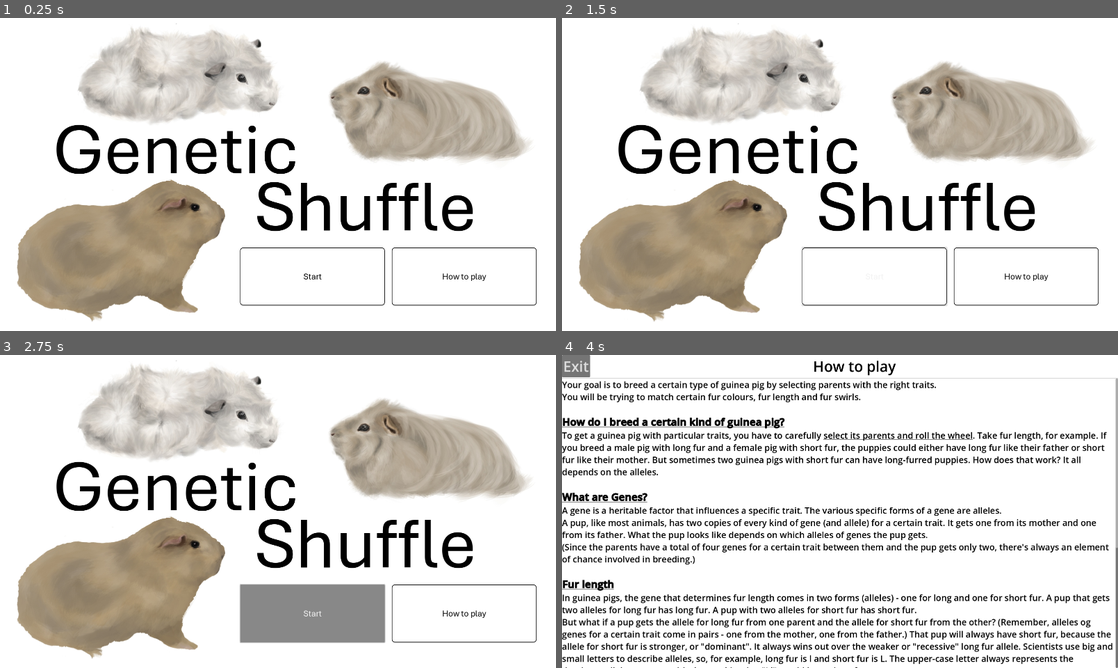
Above: before the commit, frames 1-4 (two rows, left to right).
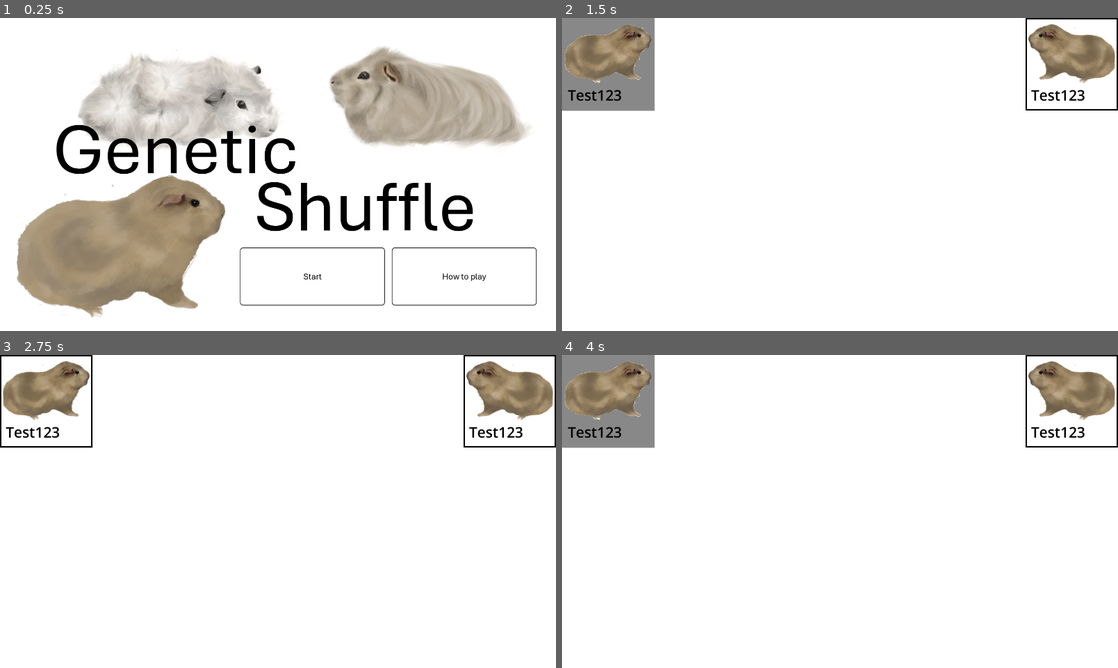
Above: after the commit, the same moments.

Repository: kremec/GeneticShuffle
Game: Godot game, scene res://src/scenes/main_menu/main_menu.tscn
Same seed, same stepped clock (60 frames per second), same inputs: the game is played once before the commit and once after it. Before the commit the project starts from res://src/main_menu/main_menu.tscn.
Inputs (mouse positions are in pixels of both pictures, inside the frame that each line leads up to):
- Up to frame 1 (0.25 s): no input
- Up to frame 2 (1.5 s): click "Start" at 0.5 s; click (606, 64) at 1.27 s
- Up to frame 3 (2.75 s): click (311, 614) at 2 s, where only the run before the commit has a clickable "Start"
- Up to frame 4 (4 s): click (1023, 614) at 2.75 s, where only the run before the commit has a clickable "How to play"; click (606, 401) at 3.52 s

The runs differ from the first frame. In frame 1, 15% of the frame differs, in the area x 3-96%, y 1-98%; in frame 2, 39%; in frame 3, 41%, in the area x 0-100%, y 0-98%; in frame 4, 22%.

Commit message:
Init cards

Diff:
--- a/project.godot
+++ b/project.godot
@@ -11,7 +11,7 @@
 [application]
 
 config/name="GeneticShuffle"
-run/main_scene="res://src/main_menu/main_menu.tscn"
+run/main_scene="res://src/scenes/main_menu/main_menu.tscn"
 config/features=PackedStringArray("4.3", "GL Compatibility")
 config/icon="res://icon.svg"
 
--- /dev/null
+++ b/src/objects/card/card.gd
@@ -0,0 +1,113 @@
+extends BoxContainer
+class_name Card
+
+enum Sex {
+	Male,
+	Female
+}
+enum FurLength {
+	Long,
+	Short
+}
+enum FurSwirls {
+	Swirls,
+	NoSwirls
+}
+enum FurColour {
+	Yellow,
+	Cream,
+	White
+}
+enum Alleles {
+	DominantDominant,
+	DominantRecessive,
+	RecessiveRecessive
+}
+
+@onready var image = $button/image
+@export var sex: Sex
+@export var furLength: FurLength
+@export var furLengthAlleles: Alleles
+@export var furSwirls: FurSwirls
+@export var furSwirlsAlleles: Alleles
+@export var furColour: FurColour
+@export var furColourAlleles: Alleles
+
+func _ready() -> void:
+	image.texture = GetImageTexture()
+	if sex == Sex.Male:
+		image.flip_h = true
+
+func Init(_sex: Sex, _furLengthAlleles: Alleles, _furSwirlsAlleles: Alleles, _furColourAlleles: Alleles) -> void:
+	sex = _sex
+	furLengthAlleles = _furLengthAlleles
+	furSwirlsAlleles = _furSwirlsAlleles
+	furColourAlleles = _furColourAlleles
+
+	# Short - dominant, Long - recessive
+	match _furLengthAlleles:
+		Alleles.DominantDominant:
+			furLength = FurLength.Short
+		Alleles.DominantRecessive:
+			furLength = FurLength.Short
+		Alleles.RecessiveRecessive:
+			furLength = FurLength.Long
+
+	# Swirls - dominant, No swirls - recessive
+	match _furSwirlsAlleles:
+		Alleles.DominantDominant:
+			furSwirls = FurSwirls.Swirls
+		Alleles.DominantRecessive:
+			furSwirls = FurSwirls.Swirls
+		Alleles.RecessiveRecessive:
+			furSwirls = FurSwirls.NoSwirls
+
+	# Yellow - dominant, White - recessive
+	match _furColourAlleles:
+		Alleles.DominantDominant:
+			furColour = FurColour.Yellow
+		Alleles.DominantRecessive:
+			furColour = FurColour.Cream
+		Alleles.RecessiveRecessive:
+			furColour = FurColour.White
+
+func GetImageTexture() -> Texture2D:
+	var texture: Texture2D
+	match furLength:
+		FurLength.Short:
+			match furSwirls:
+				FurSwirls.Swirls:
+					match furColour:
+						FurColour.Yellow:
+							texture = load("res://assets/guinea_pig/short-swirls-yellow.png")
+						FurColour.Cream:
+							texture = load("res://assets/guinea_pig/short-swirls-cream.png")
+						FurColour.White:
+							texture = load("res://assets/guinea_pig/short-swirls-white.png")
+				FurSwirls.NoSwirls:
+					match furColour:
+						FurColour.Yellow:
+							texture = load("res://assets/guinea_pig/short-noswirls-yellow.png")
+						FurColour.Cream:
+							texture = load("res://assets/guinea_pig/short-noswirls-cream.png")
+						FurColour.White:
+							texture = load("res://assets/guinea_pig/short-noswirls-white.png")
+		FurLength.Long:
+			match furSwirls:
+				FurSwirls.Swirls:
+					match furColour:
+						FurColour.Yellow:
+							texture = load("res://assets/guinea_pig/long-swirls-yellow.png")
+						FurColour.Cream:
+							texture = load("res://assets/guinea_pig/long-swirls-cream.png")
+						FurColour.White:
+							texture = load("res://assets/guinea_pig/long-swirls-white.png")
+				FurSwirls.NoSwirls:
+					match furColour:
+						FurColour.Yellow:
+							texture = load("res://assets/guinea_pig/long-noswirls-yellow.png")
+						FurColour.Cream:
+							texture = load("res://assets/guinea_pig/long-noswirls-cream.png")
+						FurColour.White:
+							texture = load("res://assets/guinea_pig/long-noswirls-white.png")
+	return texture
--- /dev/null
+++ b/src/objects/card/card.tscn
@@ -0,0 +1,61 @@
+[gd_scene load_steps=4 format=3 uid="uid://bss7clukvsfxe"]
+
+[ext_resource type="Script" path="res://src/objects/card/card.gd" id="1_gimfk"]
+[ext_resource type="Texture2D" uid="uid://brx3islm3co4a" path="res://assets/guinea_pig/long-noswirls-cream.png" id="2_lx4jp"]
+
+[sub_resource type="StyleBoxFlat" id="StyleBoxFlat_ifh83"]
+bg_color = Color(0.6, 0.6, 0.6, 0)
+border_width_left = 5
+border_width_top = 5
+border_width_right = 5
+border_width_bottom = 5
+border_color = Color(0, 0, 0, 1)
+
+[node name="Card" type="BoxContainer"]
+custom_minimum_size = Vector2(320, 320)
+offset_right = 320.0
+offset_bottom = 320.0
+script = ExtResource("1_gimfk")
+
+[node name="button" type="Button" parent="."]
+layout_mode = 2
+size_flags_horizontal = 3
+theme_override_styles/normal = SubResource("StyleBoxFlat_ifh83")
+
+[node name="MarginContainer" type="MarginContainer" parent="button"]
+layout_mode = 1
+anchors_preset = 15
+anchor_right = 1.0
+anchor_bottom = 1.0
+grow_horizontal = 2
+grow_vertical = 2
+size_flags_horizontal = 3
+theme_override_constants/margin_left = 20
+theme_override_constants/margin_top = 20
+theme_override_constants/margin_right = 20
+theme_override_constants/margin_bottom = 20
+
+[node name="Label" type="Label" parent="button/MarginContainer"]
+layout_mode = 2
+size_flags_vertical = 8
+theme_override_colors/font_color = Color(0, 0, 0, 1)
+theme_override_font_sizes/font_size = 50
+text = "Test123"
+
+[node name="image" type="TextureRect" parent="button"]
+layout_mode = 1
+anchors_preset = 8
+anchor_left = 0.5
+anchor_top = 0.5
+anchor_right = 0.5
+anchor_bottom = 0.5
+offset_left = -150.0
+offset_top = -150.0
+offset_right = 450.0
+offset_bottom = 300.0
+grow_horizontal = 2
+grow_vertical = 2
+scale = Vector2(0.5, 0.5)
+size_flags_horizontal = 3
+texture = ExtResource("2_lx4jp")
+expand_mode = 1
--- /dev/null
+++ b/src/scenes/game/game.gd
@@ -0,0 +1,30 @@
+extends Control
+
+var card = preload("res://src/objects/card/card.tscn")
+
+# Called when the node enters the scene tree for the first time.
+func _ready() -> void:
+	round1()
+
+
+func round1() -> void:
+	var listMales = $layout/sidebarMales/listMales
+	var listFemales = $layout/sidebarFemales/listFemales
+
+	var male = card.instantiate()
+	male.Init(
+		Card.Sex.Male,
+		Card.Alleles.DominantDominant,
+		Card.Alleles.RecessiveRecessive,
+		Card.Alleles.DominantDominant
+	)
+	listMales.add_child(male)
+
+	var female = card.instantiate()
+	female.Init(
+		Card.Sex.Female,
+		Card.Alleles.DominantRecessive,
+		Card.Alleles.RecessiveRecessive,
+		Card.Alleles.DominantDominant
+	)
+	listFemales.add_child(female)
--- /dev/null
+++ b/src/scenes/game/game.tscn
@@ -0,0 +1,56 @@
+[gd_scene load_steps=3 format=3 uid="uid://clqgk4akh3gfv"]
+
+[ext_resource type="Script" path="res://src/scenes/game/game.gd" id="1_eim4h"]
+
+[sub_resource type="StyleBoxFlat" id="StyleBoxFlat_3vo3v"]
+bg_color = Color(1, 1, 1, 1)
+
+[node name="Game" type="Control"]
+layout_mode = 3
+anchors_preset = 15
+anchor_right = 1.0
+anchor_bottom = 1.0
+grow_horizontal = 2
+grow_vertical = 2
+script = ExtResource("1_eim4h")
+
+[node name="Background" type="Panel" parent="."]
+layout_mode = 1
+anchors_preset = 15
+anchor_right = 1.0
+anchor_bottom = 1.0
+grow_horizontal = 2
+grow_vertical = 2
+theme_override_styles/panel = SubResource("StyleBoxFlat_3vo3v")
+
+[node name="layout" type="HBoxContainer" parent="."]
+layout_mode = 1
+anchors_preset = 15
+anchor_right = 1.0
+anchor_bottom = 1.0
+grow_horizontal = 2
+grow_vertical = 2
+
+[node name="sidebarMales" type="ScrollContainer" parent="layout"]
+custom_minimum_size = Vector2(320, 0)
+layout_mode = 2
+size_flags_vertical = 3
+
+[node name="listMales" type="VBoxContainer" parent="layout/sidebarMales"]
+layout_mode = 2
+size_flags_horizontal = 3
+size_flags_vertical = 3
+
+[node name="VBoxContainer" type="VBoxContainer" parent="layout"]
+layout_mode = 2
+size_flags_horizontal = 3
+
+[node name="sidebarFemales" type="ScrollContainer" parent="layout"]
+custom_minimum_size = Vector2(320, 0)
+layout_mode = 2
+size_flags_vertical = 3
+
+[node name="listFemales" type="VBoxContainer" parent="layout/sidebarFemales"]
+layout_mode = 2
+size_flags_horizontal = 3
+size_flags_vertical = 3
--- a/src/how_to_play/how_to_play.gd
+++ b/src/scenes/how_to_play/how_to_play.gd
@@ -7,4 +7,4 @@
 	btnExit.pressed.connect(_on_btnExit_pressed)
 
 func _on_btnExit_pressed() -> void:
-	get_tree().change_scene_to_file("res://src/main_menu/main_menu.tscn")
+	get_tree().change_scene_to_file("res://src/scenes/main_menu/main_menu.tscn")
--- a/src/how_to_play/how_to_play.tscn
+++ b/src/scenes/how_to_play/how_to_play.tscn
@@ -1,6 +1,6 @@
 [gd_scene load_steps=3 format=3 uid="uid://cofx5ldtfg6uf"]
 
-[ext_resource type="Script" path="res://src/how_to_play/how_to_play.gd" id="1_v6w4e"]
+[ext_resource type="Script" path="res://src/scenes/how_to_play/how_to_play.gd" id="1_v6w4e"]
 
 [sub_resource type="StyleBoxFlat" id="StyleBoxFlat_w4iva"]
 bg_color = Color(1, 1, 1, 1)
--- a/src/main_menu/main_menu.gd
+++ b/src/scenes/main_menu/main_menu.gd
@@ -9,7 +9,7 @@
 	btnHowToPlay.pressed.connect(_on_btnHowToPlay_pressed)
 
 func _on_btnStart_pressed() -> void:
-	get_tree().change_scene_to_file("res://src/game/game.tscn")
+	get_tree().change_scene_to_file("res://src/scenes/game/game.tscn")
 
 func _on_btnHowToPlay_pressed() -> void:
-	get_tree().change_scene_to_file("res://src/how_to_play/how_to_play.tscn")
+	get_tree().change_scene_to_file("res://src/scenes/how_to_play/how_to_play.tscn")
--- a/src/main_menu/main_menu.tscn
+++ b/src/scenes/main_menu/main_menu.tscn
@@ -1,6 +1,6 @@
 [gd_scene load_steps=8 format=3 uid="uid://cqubu87pvq7nq"]
 
-[ext_resource type="Script" path="res://src/main_menu/main_menu.gd" id="1_j8h2n"]
+[ext_resource type="Script" path="res://src/scenes/main_menu/main_menu.gd" id="1_j8h2n"]
 [ext_resource type="Texture2D" uid="uid://brx3islm3co4a" path="res://assets/guinea_pig/long-noswirls-cream.png" id="1_jpkbo"]
 [ext_resource type="Texture2D" uid="uid://byce8jnxkp1ut" path="res://assets/guinea_pig/short-noswirls-cream.png" id="2_vhy0n"]
 [ext_resource type="Texture2D" uid="uid://5pcbctx21bet" path="res://assets/guinea_pig/short-swirls-white.png" id="3_7fr3p"]
@@ -67,6 +67,7 @@
 grow_vertical = 0
 scale = Vector2(1.2, 1.2)
 texture = ExtResource("2_vhy0n")
+flip_h = true
 
 [node name="guinea-pig-3" type="TextureRect" parent="Background"]
 layout_mode = 1
Binary file changed: assets/guinea_pig/long-noswirls-cream.png
Binary file changed: assets/guinea_pig/long-noswirls-white.png
Binary file changed: assets/guinea_pig/long-noswirls-yellow.png
Binary file changed: assets/guinea_pig/long-swirls-cream.png
Binary file changed: assets/guinea_pig/long-swirls-white.png
Binary file changed: assets/guinea_pig/long-swirls-yellow.png
Binary file changed: assets/guinea_pig/short-noswirls-cream.png
Binary file changed: assets/guinea_pig/short-noswirls-white.png
Binary file changed: assets/guinea_pig/short-noswirls-yellow.png
Binary file changed: assets/guinea_pig/short-swirls-cream.png
Binary file changed: assets/guinea_pig/short-swirls-white.png
Binary file changed: assets/guinea_pig/short-swirls-yellow.png
